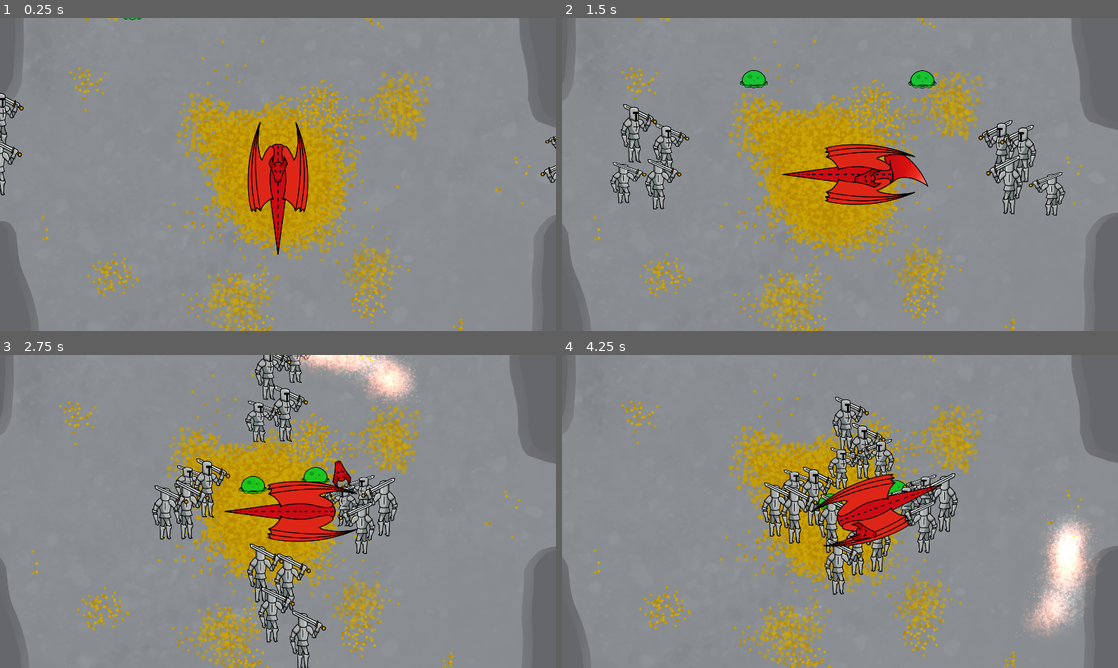
Above: before the commit, frames 1-4 (two rows, left to right).
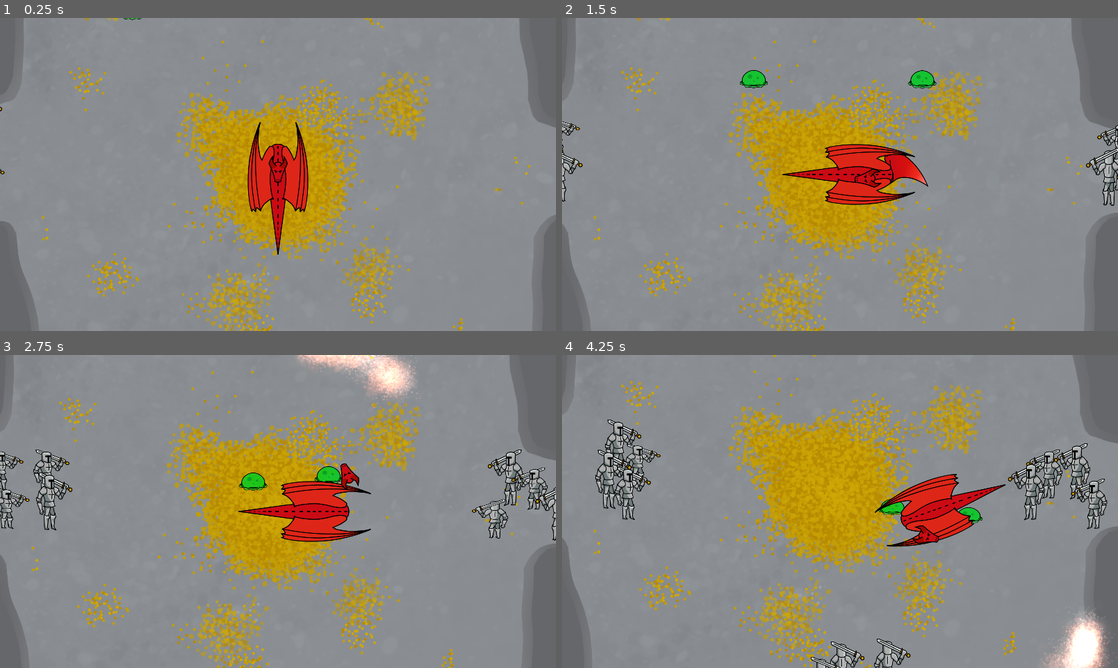
Above: after the commit, the same moments.

Repository: GiantBlargg/DragonHoard
Game: Godot game, scene res://Levels/Stage.tscn
The game is run twice, just before and just after one commit, with the same random seed, the same clock (stepped at 60 frames per second) and the same inputs.
Inputs (mouse positions are in pixels of both pictures, inside the frame that each line leads up to):
- Up to frame 1 (0.25 s): no input
- Up to frame 2 (1.5 s): move the mouse to (962, 158) at 0.52 s; hold D (Right) 0.53-1.28 s; click (962, 158) at 0.6 s; move the mouse to (728, 190) at 1.27 s; hold G (Back) from 1.28 s (still down); tap E (Swipe) at 1.35 s
- Up to frame 3 (2.75 s): move the mouse to (333, 442) at 2.02 s; release G (Back) at 2.03 s; hold D (Right) from 2.03 s (still down); click (333, 442) at 2.1 s
- Up to frame 4 (4.25 s): move the mouse to (812, 574) at 2.77 s; release D (Right) at 2.78 s; hold T (Forward) 2.78-3.53 s; tap E (Swipe) at 2.85 s; move the mouse to (1006, 558) at 3.52 s; hold A (Left) from 3.53 s (still down); click (1006, 558) at 3.6 s

The runs differ from the first frame. In frame 1, 0.6% of the frame differs, in the area x 0-100%, y 23-57%; in frame 2, 4.1%; in frame 3, 19%; in frame 4, 28%, in the area x 0-100%, y 0-100%.

Commit message:
Pathfinding Knights

Diff:
--- a/Knight/Knight.gd
+++ b/Knight/Knight.gd
@@ -18,10 +18,15 @@
 var is_flung: bool = false
 
 @onready var player: CharacterBody2D = get_tree().get_first_node_in_group("Dragon")
+@onready var nav_agent: NavigationAgent2D = NavigationAgent2D.new()
 
 func _ready():
 	timer = randf() * (wait_time + jump_time)
 	timing.emit(wait_time, jump_time, timer)
+	add_child(nav_agent)
+	nav_agent.path_desired_distance = 30
+	nav_agent.target_desired_distance = 30
+	nav_agent.radius = 30
 
 func _physics_process(delta):
 	if is_dead:
@@ -75,6 +80,10 @@
 	if player == null:
 		return
 
-	dir = (player.position - position).limit_length()
+	nav_agent.target_position = player.position
+
+	dir = (nav_agent.get_next_path_position() - position).normalized()
+	if dir.is_zero_approx():
+		dir = (player.position - position).normalized()
 
 	direction.emit(dir)
--- a/Knight/Knight.tscn
+++ b/Knight/Knight.tscn
@@ -77,7 +77,7 @@
 collision_layer = 8
 collision_mask = 13
 script = ExtResource("1_yy4i1")
-wait_time = 0.1
+wait_time = 0.7
 jump_time = 0.2
 jump_distance = 100.0
 
